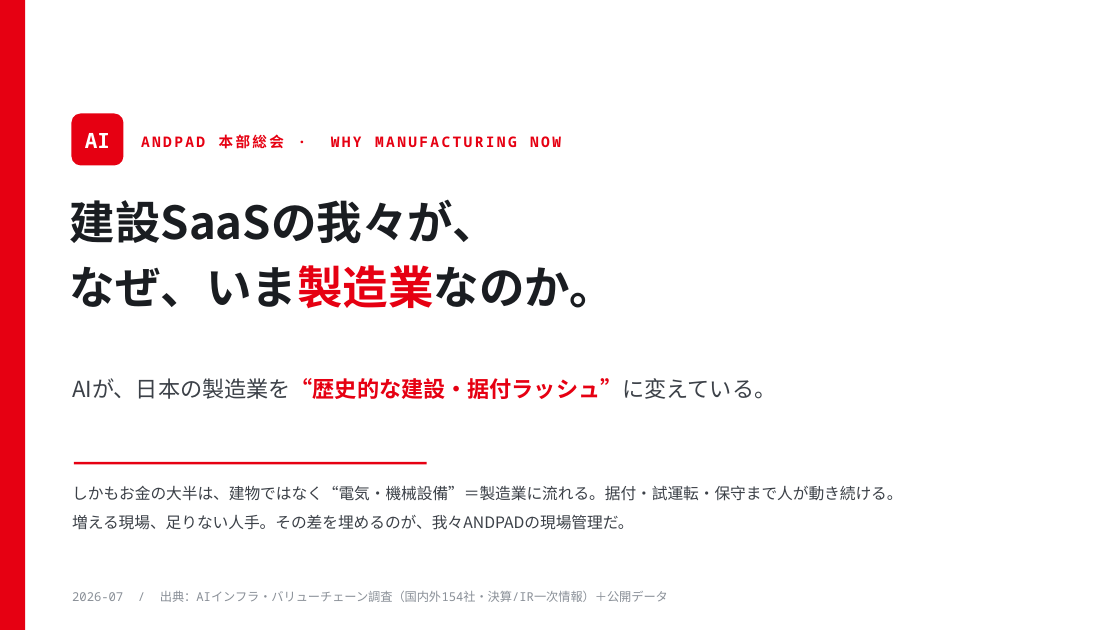
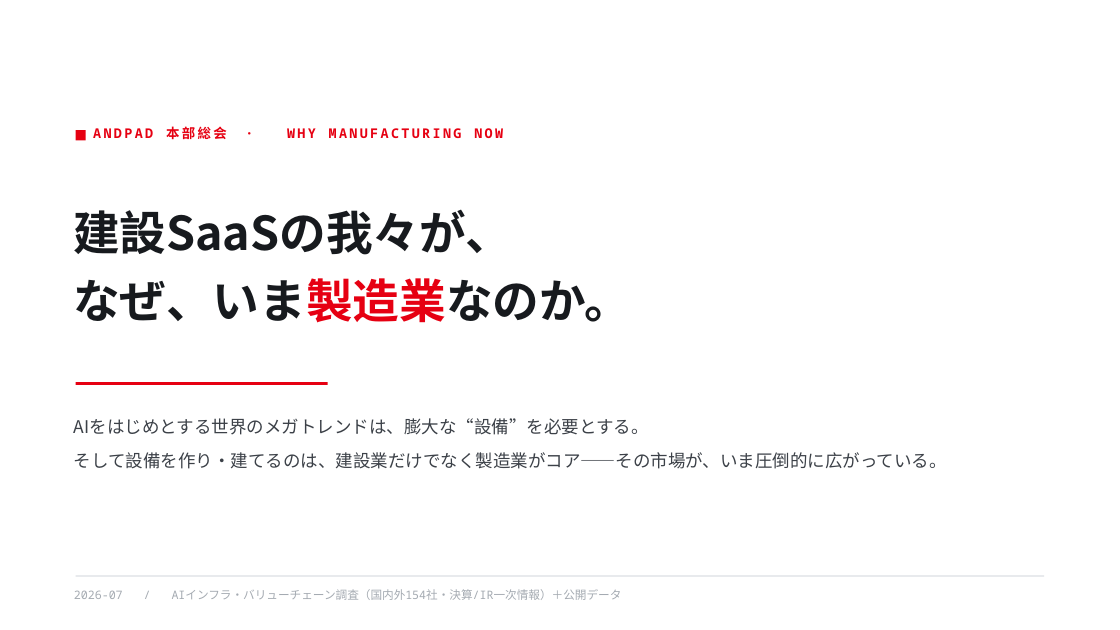
Before and after one commit to kogit834/AI-valuechain, a slide deck: slide 1 of output/andpad_soukai_ai_deck.pptx. Drawn at 1120x630 pixels with LibreOffice and Linux fonts; fonts in the diff are those of the drawing. Boxes give left, top, right and bottom in pixels: in the first picture for what was removed or moved away, otherwise in the second. Text is boxed around its words. In the diff, an @@ line names an element or a change of style, - is before the commit and + after.

```diff
--- a/output/andpad_soukai_ai_deck.pptx
+++ b/output/andpad_soukai_ai_deck.pptx
@@ rectangle removed at (x1=0, y1=0, x2=1120, y2=630) @@
@@ rectangle removed at (x1=0, y1=0, x2=25, y2=630) @@
@@ rounded rectangle removed at (x1=71, y1=113, x2=124, y2=166) @@
@@ rectangle added at (x1=76, y1=130, x2=86, y2=140), fill #E60012 @@
@@ text removed at (x1=85, y1=133, x2=110, y2=148) @@
-AI
@@ text "ANDPAD 本部総会 · WHY MANUFACTURING ..." moved from (x1=141, y1=134, x2=561, y2=149) to (x1=93, y1=126, x2=503, y2=140) @@
@@ text "ANDPAD 本部総会 · WHY MANUFACTURING ..." at (x1=93, y1=126, x2=503, y2=140): size 12.5 to 11.5 pt; line spacing 1.06 to 1.08; vertical alignment middle to top @@
@@ text "建設SaaSの我々が、" moved from (x1=70, y1=199, x2=615, y2=308) to (x1=73, y1=209, x2=632, y2=323) @@
@@ text "建設SaaSの我々が、" at (x1=73, y1=209, x2=632, y2=323): size 39 to 40 pt; text colour #1A1D21 to #171A1E in "建設SaaSの我々が、", "なぜ、いま製造業なのか。"; line spacing 1.1 to 1.12 @@
@@ text removed at (x1=72, y1=378, x2=776, y2=399) @@
-AIが、日本の製造業を“歴史的な建設・据付ラッシュ”に変えている。
@@ rectangle resized from (x1=74, y1=462, x2=427, y2=465) to (x1=76, y1=382, x2=328, y2=385) @@
@@ text added at (x1=74, y1=418, x2=947, y2=469), 15 pt, text #3C4148 @@
+AIをはじめとする世界のメガトレンドは、膨大な“設備”を必要とする。
+そして設備を作り・建てるのは、建設業だけでなく製造業がコア——その市場が、いま圧倒的に広がっている。
@@ text removed at (x1=72, y1=485, x2=902, y2=530) @@
-しかもお金の大半は、建物ではなく“電気・機械設備”＝製造業に流れる。据付・試運転・保守まで人が動き続ける。
-増える現場、足りない人手。その差を埋めるのが、我々ANDPADの現場管理だ。
@@ text at (x1=74, y1=589, x2=622, y2=600): text changed; size 10.5 to 10 pt; text colour #8A9098 to #A5ABB2 @@
-2026-07 / 出典：AIインフラ・バリューチェーン調査（国内外154社・決算/IR一次情報）＋公開データ
+2026-07 / AIインフラ・バリューチェーン調査（国内外154社・決算/IR一次情報）＋公開データ
@@ rectangle added at (x1=76, y1=576, x2=1044, y2=576), fill #DCDFE4 @@
```
Also in this commit, not shown: 6 other slides changed, 1 other file.
